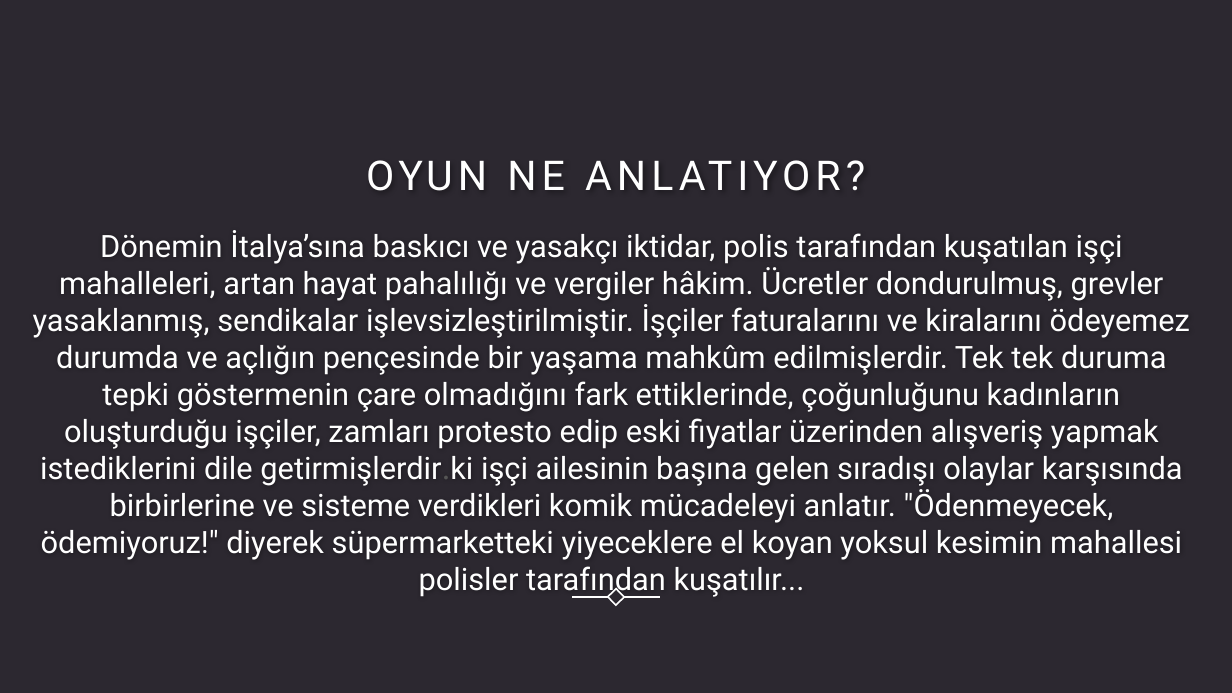
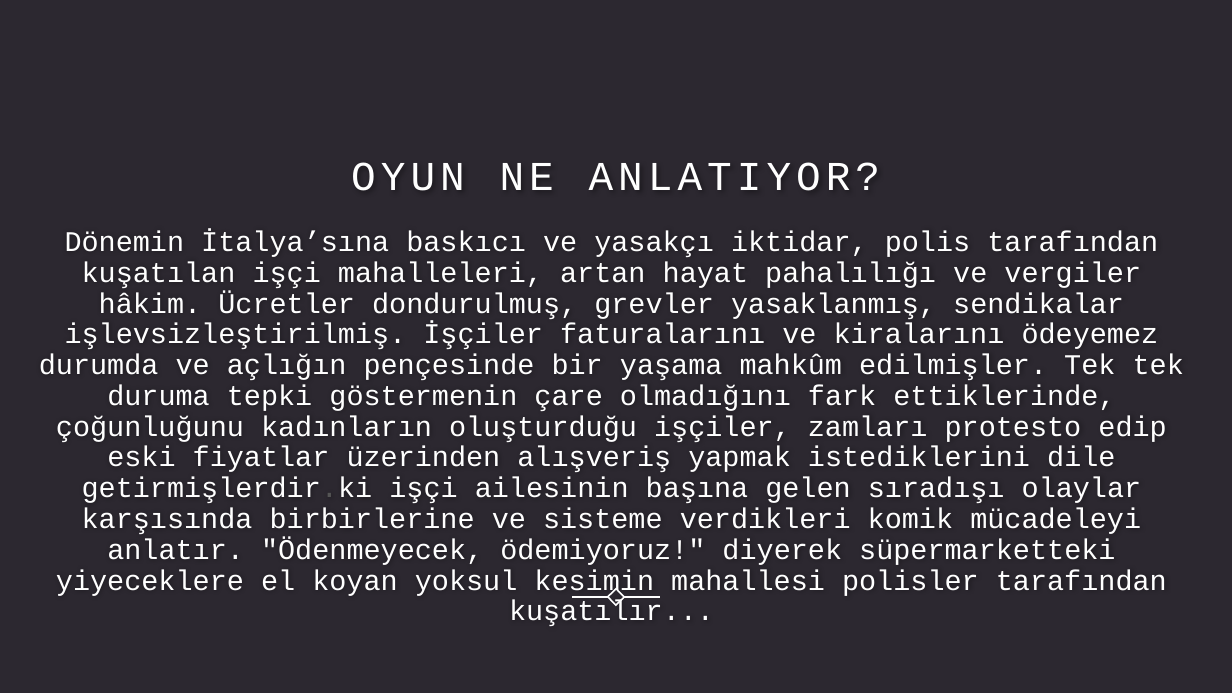
Before and after one commit to omeraslandev/omeraslandev.github.io, a slide deck: slide 5 of sunum.pptx. Drawn at 1232x693 pixels with LibreOffice and Linux fonts; fonts in the diff are those of the drawing; background and template pictures are left out. Boxes give left, top, right and bottom in pixels: in the first picture for what was removed or moved away, otherwise in the second. Text is boxed around its words. In the diff, an @@ line names an element or a change of style, - is before the commit and + after.

```diff
--- a/sunum.pptx
+++ b/sunum.pptx
@@ title "OYUN NE ANLATIYOR?" at bbox=[351, 162, 881, 191]: font Roboto to Courier New @@
@@ text at bbox=[39, 231, 1184, 565]: text changed; size 24 to 22.2 pt; font Roboto to Courier New @@
-Dönemin İtalya’sına baskıcı ve yasakçı iktidar, polis tarafından kuşatılan işçi mahalleleri, artan hayat pahalılığı ve vergiler hâkim. Ücretler dondurulmuş, grevler yasaklanmış, sendikalar işlevsizleştirilmiştir. İşçiler faturalarını ve kiralarını ödeyemez durumda ve açlığın pençesinde bir yaşama mahkûm edilmişlerdir. Tek tek duruma tepki göstermenin çare olmadığını fark ettiklerinde, çoğunluğunu kadınların oluşturduğu işçiler, zamları protesto edip eski fiyatlar üzerinden alışveriş yapmak istediklerini dile getirmişlerdir.ki işçi ailesinin başına gelen sıradışı olaylar karşısında birbirlerine ve sisteme verdikleri komik mücadeleyi anlatır. "Ödenmeyecek, ödemiyoruz!" diyerek süpermarketteki yiyeceklere el koyan yoksul kesimin mahallesi polisler tarafından kuşatılır...
+Dönemin İtalya’sına baskıcı ve yasakçı iktidar, polis tarafından kuşatılan işçi mahalleleri, artan hayat pahalılığı ve vergiler hâkim. Ücretler dondurulmuş, grevler yasaklanmış, sendikalar işlevsizleştirilmiş. İşçiler faturalarını ve kiralarını ödeyemez durumda ve açlığın pençesinde bir yaşama mahkûm edilmişler. Tek tek duruma tepki göstermenin çare olmadığını fark ettiklerinde, çoğunluğunu kadınların oluşturduğu işçiler, zamları protesto edip eski fiyatlar üzerinden alışveriş yapmak istediklerini dile getirmişlerdir.ki işçi ailesinin başına gelen sıradışı olaylar karşısında birbirlerine ve sisteme verdikleri komik mücadeleyi anlatır. "Ödenmeyecek, ödemiyoruz!" diyerek süpermarketteki yiyeceklere el koyan yoksul kesimin mahallesi polisler tarafından kuşatılır...
```
Also in this commit, not shown: 5 other slides changed.
